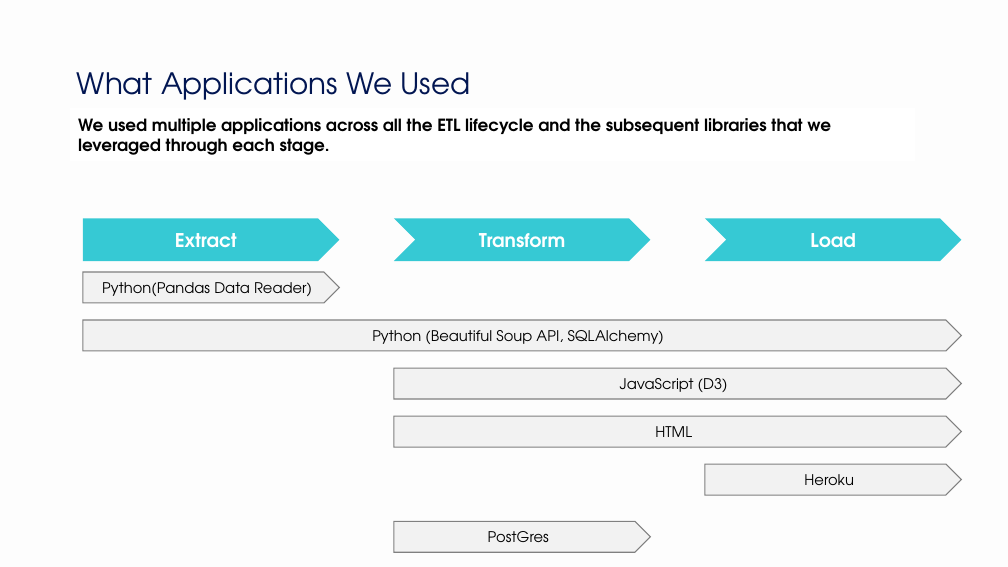
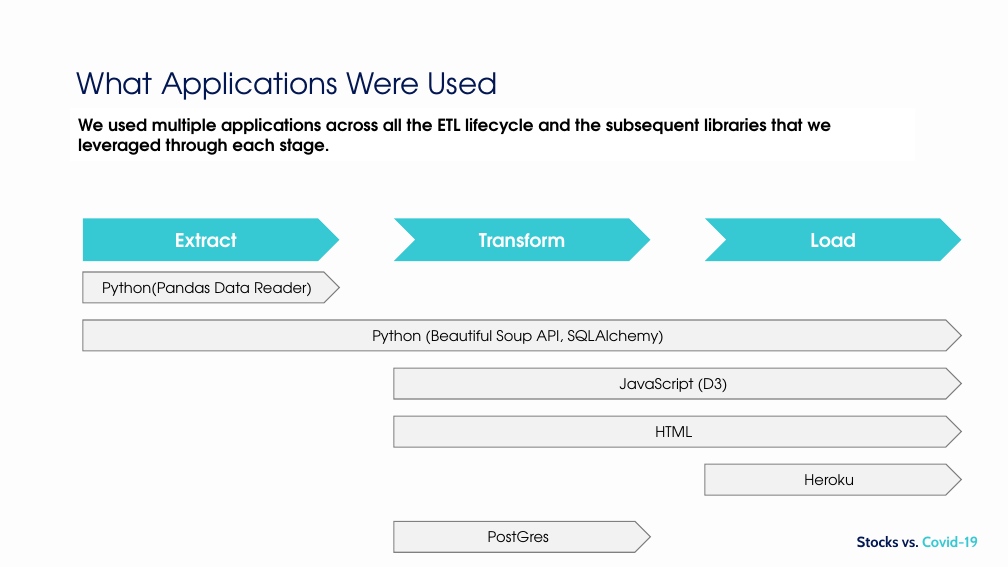
Before and after one commit to NikitaCase/stocks-vs-covid, a slide deck: slide 4 of stocksvscovid/Project 3 V1.pptx. Drawn at 1008x567 pixels with LibreOffice and Linux fonts; fonts in the diff are those of the drawing; background and template pictures are left out. Boxes give left, top, right and bottom in pixels: in the first picture for what was removed or moved away, otherwise in the second. Text is boxed around its words. In the diff, an @@ line names an element or a change of style, - is before the commit and + after.

```diff
--- a/stocksvscovid/Project 3 V1.pptx
+++ b/stocksvscovid/Project 3 V1.pptx
@@ title at <box>77,72,498,100</box>: text changed @@
-What Applications We Used
+What Applications Were Used
@@ text added at <box>857,536,978,548</box>, 14 pt, text #021652, bold @@
+Stocks vs. Covid-19
```
Also in this commit, not shown: 17 other slides changed, 1 slide added.
